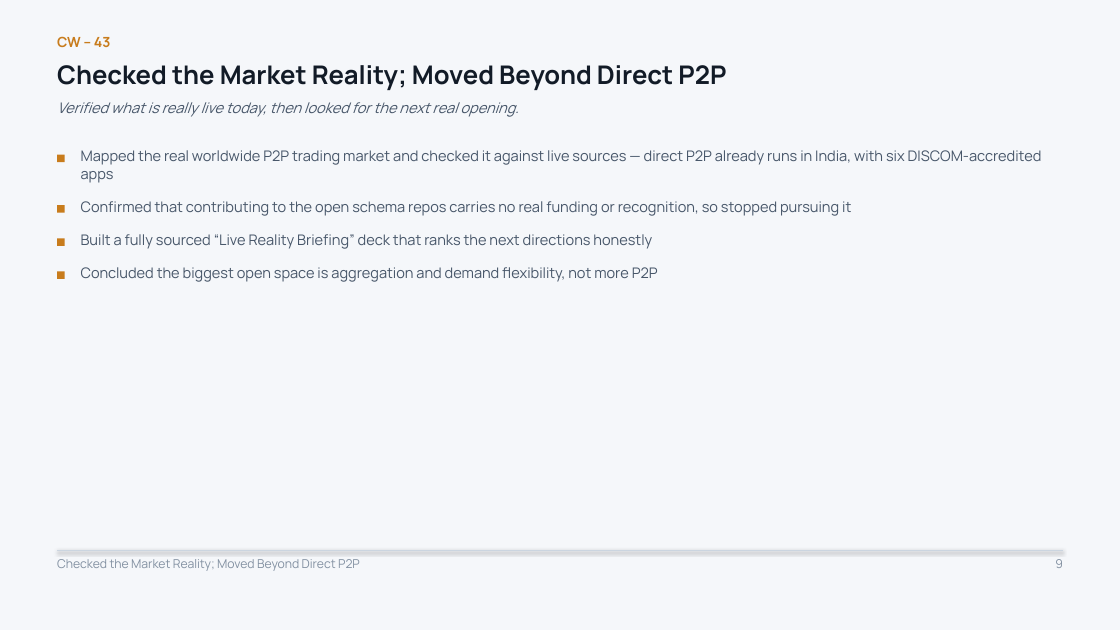
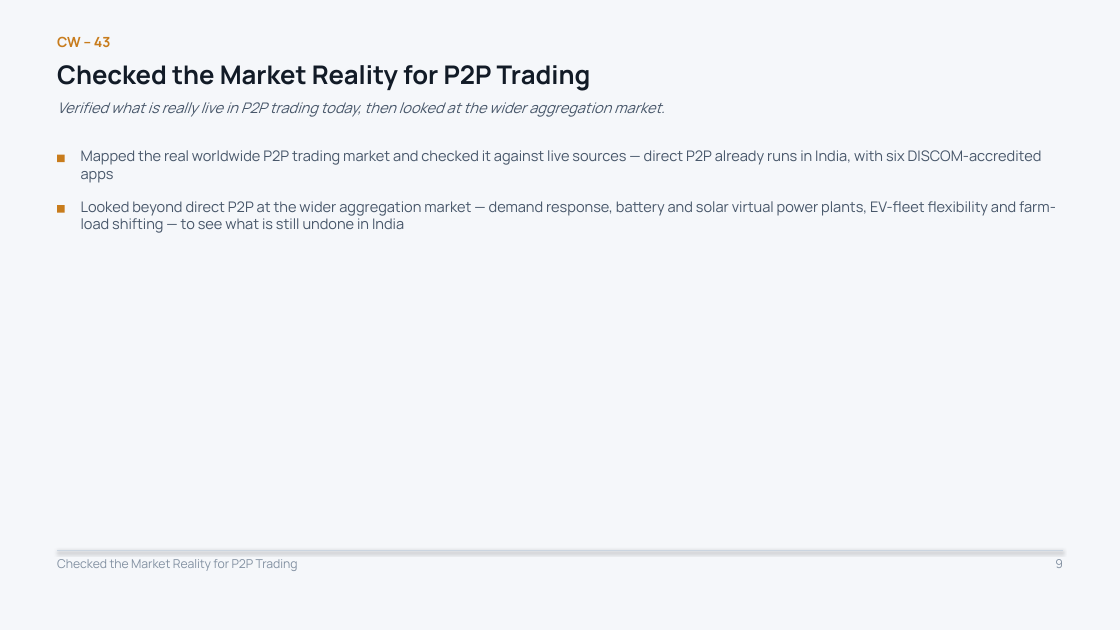
Before and after one commit to Sanjay-dev22/personal-deg, a slide deck: slide 9 of work-record/DEG-IES-Weekly-Update-Group-Meeting.pptx. Drawn at 1120x630 pixels with LibreOffice and Linux fonts; fonts in the diff are those of the drawing. Boxes give left, top, right and bottom in pixels: in the first picture for what was removed or moved away, otherwise in the second. Text is boxed around its words. In the diff, an @@ line names an element or a change of style, - is before the commit and + after.

```diff
--- a/work-record/DEG-IES-Weekly-Update-Group-Meeting.pptx
+++ b/work-record/DEG-IES-Weekly-Update-Group-Meeting.pptx
@@ text at [57, 65, 591, 91]: text changed @@
-Checked the Market Reality; Moved Beyond Direct P2P
+Checked the Market Reality for P2P Trading
@@ text at [57, 102, 665, 117]: text changed @@
-Verified what is really live today, then looked for the next real opening.
+Verified what is really live in P2P trading today, then looked at the wider aggregation market.
@@ text at [81, 201, 1056, 233]: text changed @@
-Confirmed that contributing to the open schema repos carries no real funding or recognition, so stopped pursuing it
+Looked beyond direct P2P at the wider aggregation market — demand response, battery and solar virtual power plants, EV-fleet flexibility and farm-load shifting — to see what is still undone in India
@@ rectangle removed at [57, 239, 65, 246] @@
@@ text removed at [81, 234, 652, 249] @@
-Built a fully sourced “Live Reality Briefing” deck that ranks the next directions honestly
@@ text removed at [81, 267, 658, 282] @@
-Concluded the biggest open space is aggregation and demand flexibility, not more P2P
@@ rectangle removed at [57, 271, 65, 279] @@
@@ text at [57, 559, 298, 571]: text changed @@
-Checked the Market Reality; Moved Beyond Direct P2P
+Checked the Market Reality for P2P Trading
```
Also in this commit, not shown: 1 other slide changed.
